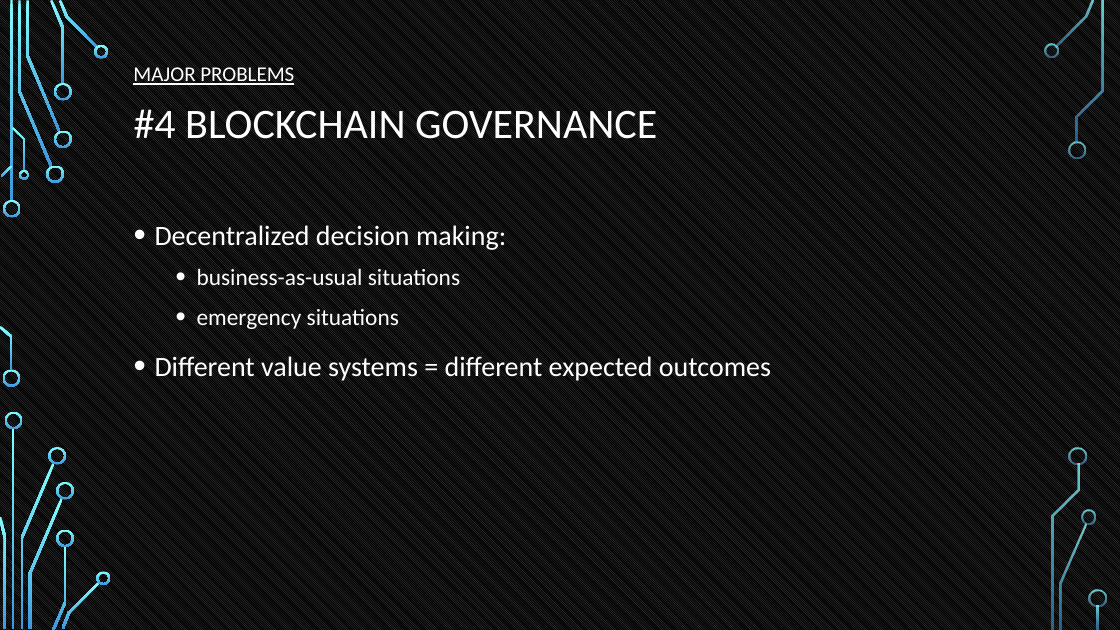
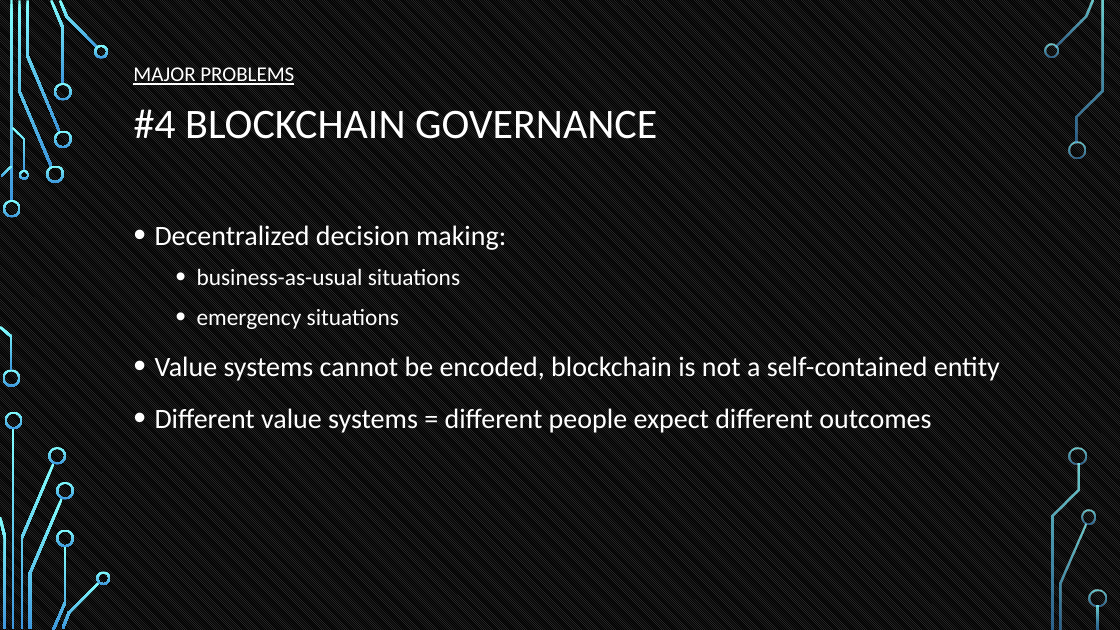
Before and after one commit to tokenika/tokenika.github.io, a slide deck: slide 14 of WarsawBlock.pptx. Drawn at 1120x630 pixels with LibreOffice and Linux fonts; fonts in the diff are those of the drawing; background and template pictures are left out. Boxes give left, top, right and bottom in pixels: in the first picture for what was removed or moved away, otherwise in the second. Text is boxed around its words. In the diff, an @@ line names an element or a change of style, - is before the commit and + after.

```diff
--- a/WarsawBlock.pptx
+++ b/WarsawBlock.pptx
@@ text at [155,356,1000,433]: text changed @@
-• Different value systems = different expected outcomes
+• Value systems cannot be encoded, blockchain is not a self-contained entity
+• Different value systems = different people expect different outcomes
```
Also in this commit, not shown: 15 other slides changed, 1 slide added, 3 other files.
